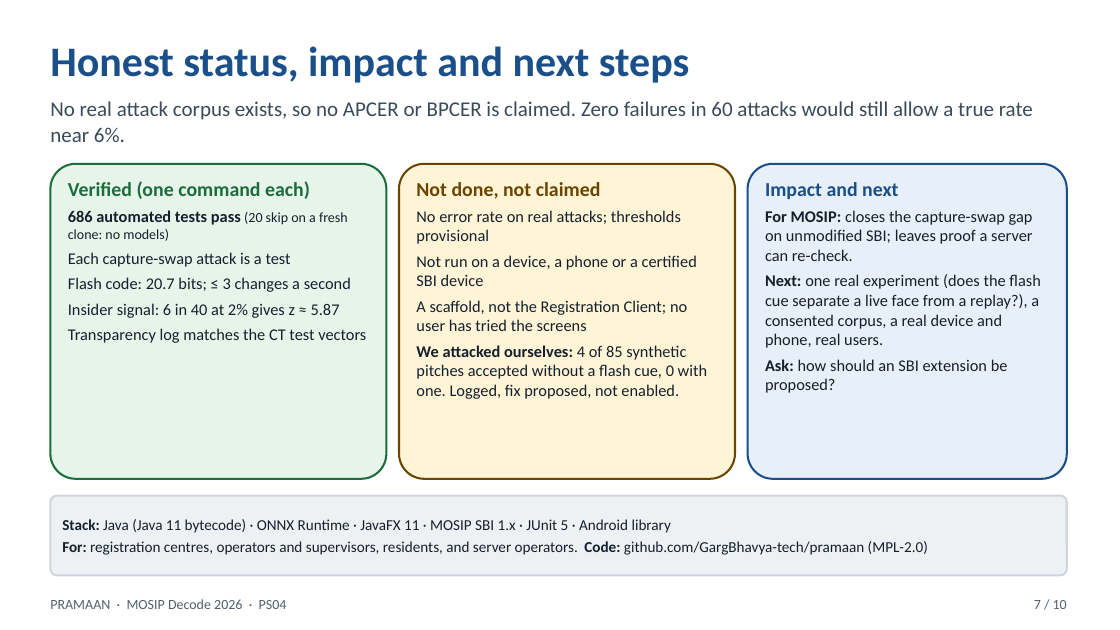
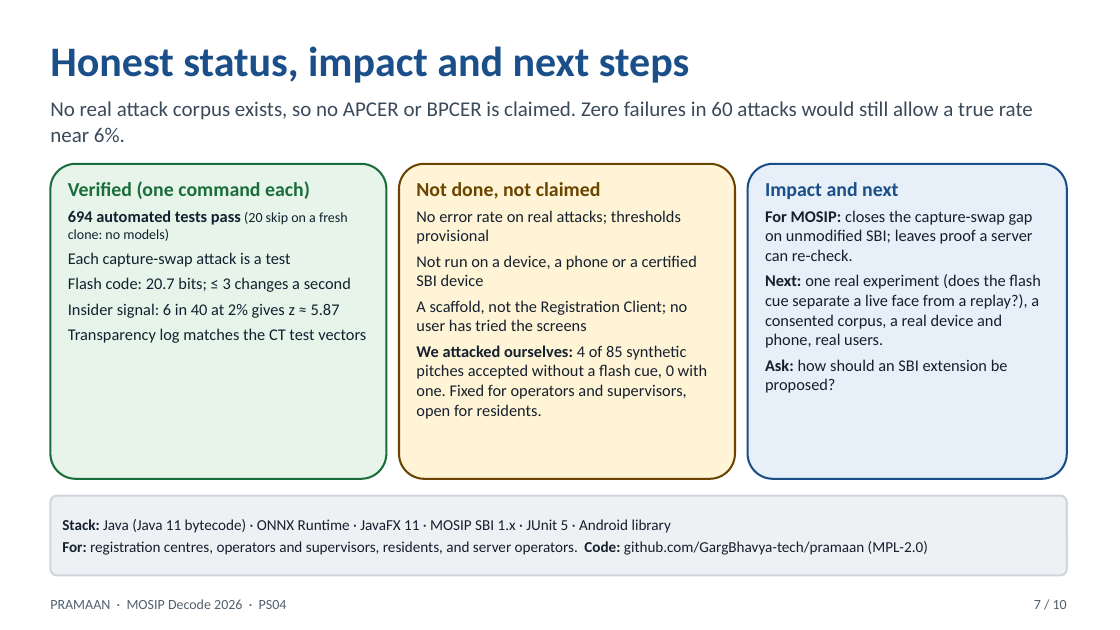
Before and after one commit to GargBhavya-tech/pramaan, a slide deck: slide 7 of docs/submission/PRAMAAN-pitch-full-10slides.pptx. Drawn at 1120x630 pixels with LibreOffice and Linux fonts; fonts in the diff are those of the drawing. Boxes give left, top, right and bottom in pixels: in the first picture for what was removed or moved away, otherwise in the second. Text is boxed around its words. In the diff, an @@ line names an element or a change of style, - is before the commit and + after.

```diff
--- a/docs/submission/PRAMAAN-pitch-full-10slides.pptx
+++ b/docs/submission/PRAMAAN-pitch-full-10slides.pptx
@@ text in rounded rectangle at bbox=[68, 210, 348, 225]: text changed @@
-686 automated tests pass (20 skip on a fresh clone: no models)
+694 automated tests pass (20 skip on a fresh clone: no models)
@@ text in rounded rectangle at bbox=[416, 345, 708, 419]: text changed @@
-We attacked ourselves: 4 of 85 synthetic pitches accepted without a flash cue, 0 with one. Logged, fix proposed, not enabled.
+We attacked ourselves: 4 of 85 synthetic pitches accepted without a flash cue, 0 with one. Fixed for operators and supervisors, open for residents.
```
Also in this commit, not shown: 1 other slide changed, 44 other files.
